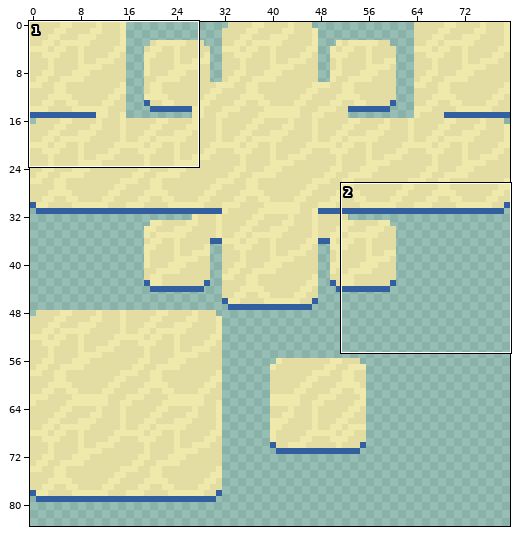
File history of a sprite sheet, Graphics/SandTiles.png. Above: a wide view before the commit, with the close-up outlined.
Close-up. First the earlier version:
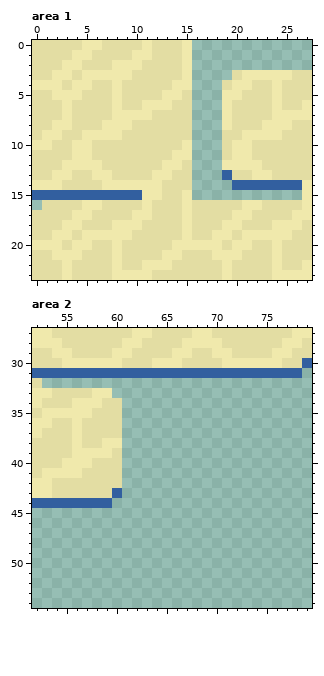
The file is 80x128 pixels. Shown: area 1: x 0..27, y 0..23; area 2: x 52..79, y 27..54. The wide view leaves out empty margins.
And afterwards:
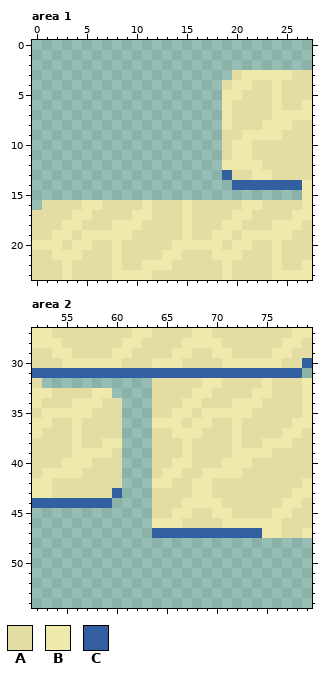
Palette (. is transparent): A #e3dda3  B #f0e9ac  C #325f9f
From old to new:
Changed rows in their new state; - is an unchanged pixel.
Area 1:
first column x 0:
 0 ................
 1 ................
 2 ................
 3 ................
 4 ................
 5 ................
 6 ................
 7 ................
 8 ................
 9 ................
10 ................
11 ................
12 ................
13 ................
14 ................
15 ................
Area 2:
first column x 64:
32 AAAAABBAAAABAAAB
33 AAAABBAAAABBAAAB
34 AAABBAAABBBAAAAB
35 AABBABBBBBAAAAAB
36 BBBABBAABAAAAABB
37 AABBBAAABAAAABBA
38 AAABAAAABAABBBAA
39 AAABAAAABBBBAAAA
40 AABBAAABBBAAAAAA
41 ABBAABBBBAAAAAAA
42 BBAABBAAAAAAAAAB
43 AAAABBAAAAAAAABB
44 AAABBBBAAAAAABBA
45 AABBAABBAAAABBAA
46 BBBAAAABBBBBBAAA
47 CCCCCCCCCCCBBAAB
